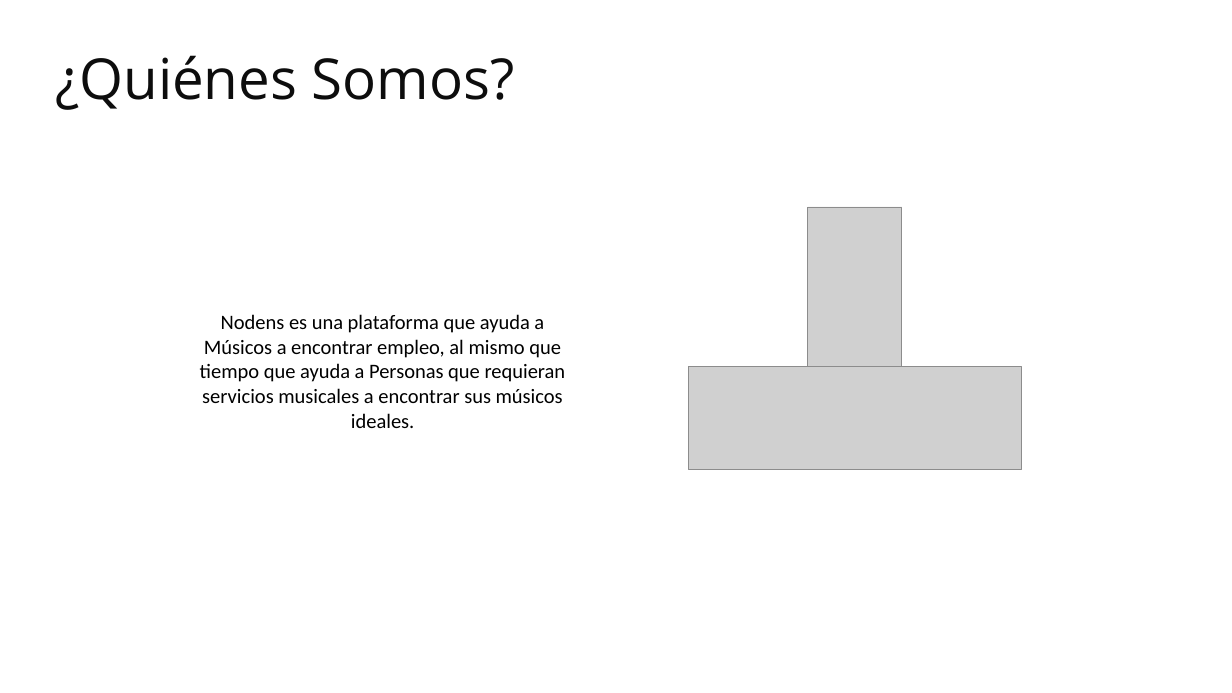
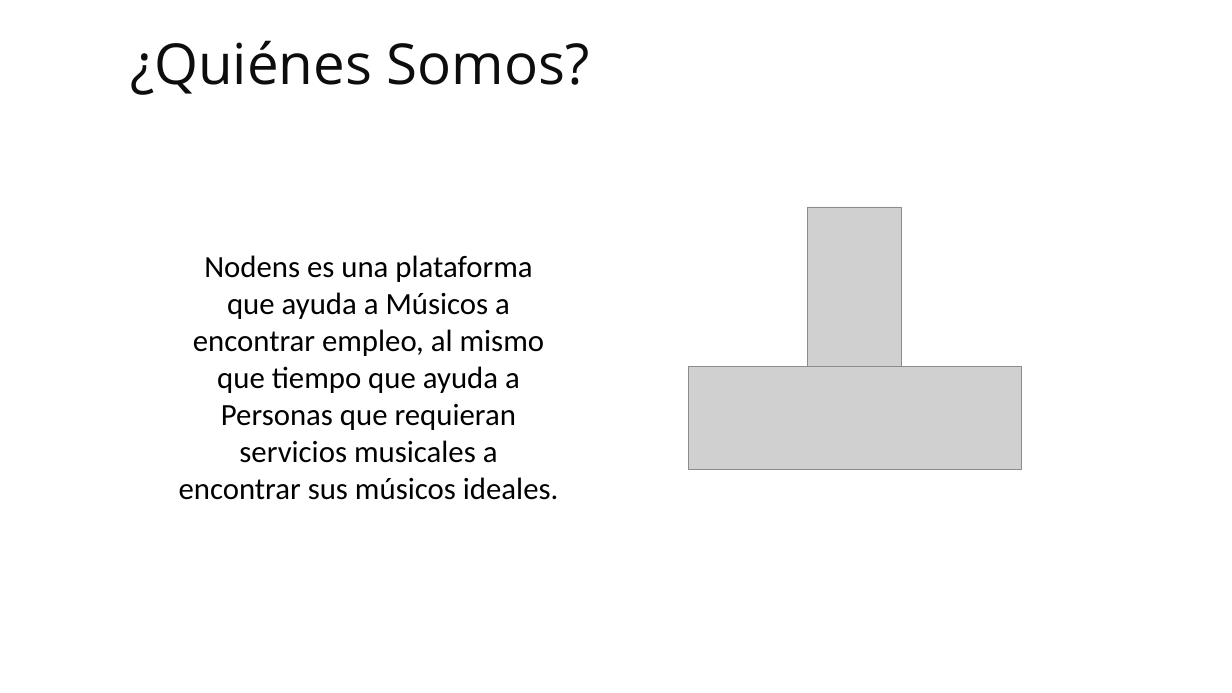
Before and after one commit to moises-ph/Nodens-documentacion, a slide deck: slide 4 of Presentaciones del proyecto/Presentación de Proyecto Pitch1.pptx. Drawn at 1232x693 pixels with LibreOffice and Linux fonts; fonts in the diff are those of the drawing; grey boxes stand for pictures; background and template pictures are left out. Boxes give left, top, right and bottom in pixels: in the first picture for what was removed or moved away, otherwise in the second. Text is boxed around its words. In the diff, an @@ line names an element or a change of style, - is before the commit and + after.

```diff
--- a/Presentaciones del proyecto/Presentación de Proyecto Pitch1.pptx
+++ b/Presentaciones del proyecto/Presentación de Proyecto Pitch1.pptx
@@ text "¿Quiénes Somos?": place and size @@
-text "¿Quiénes Somos?" at (55, 55, 515, 110)
+text "¿Quiénes Somos?" at (130, 40, 590, 95)
@@ text "Nodens es una plataforma que ...": place and size @@
-text "Nodens es una plataforma que ..." at (200, 314, 566, 428)
+text "Nodens es una plataforma que ..." at (179, 255, 558, 500)
@@ text "Nodens es una plataforma que ..." at (179, 255, 558, 500): size 16 to 24 pt @@
```
Also in this commit, not shown: 6 other slides changed, 1 slide added, 2 slides removed.
